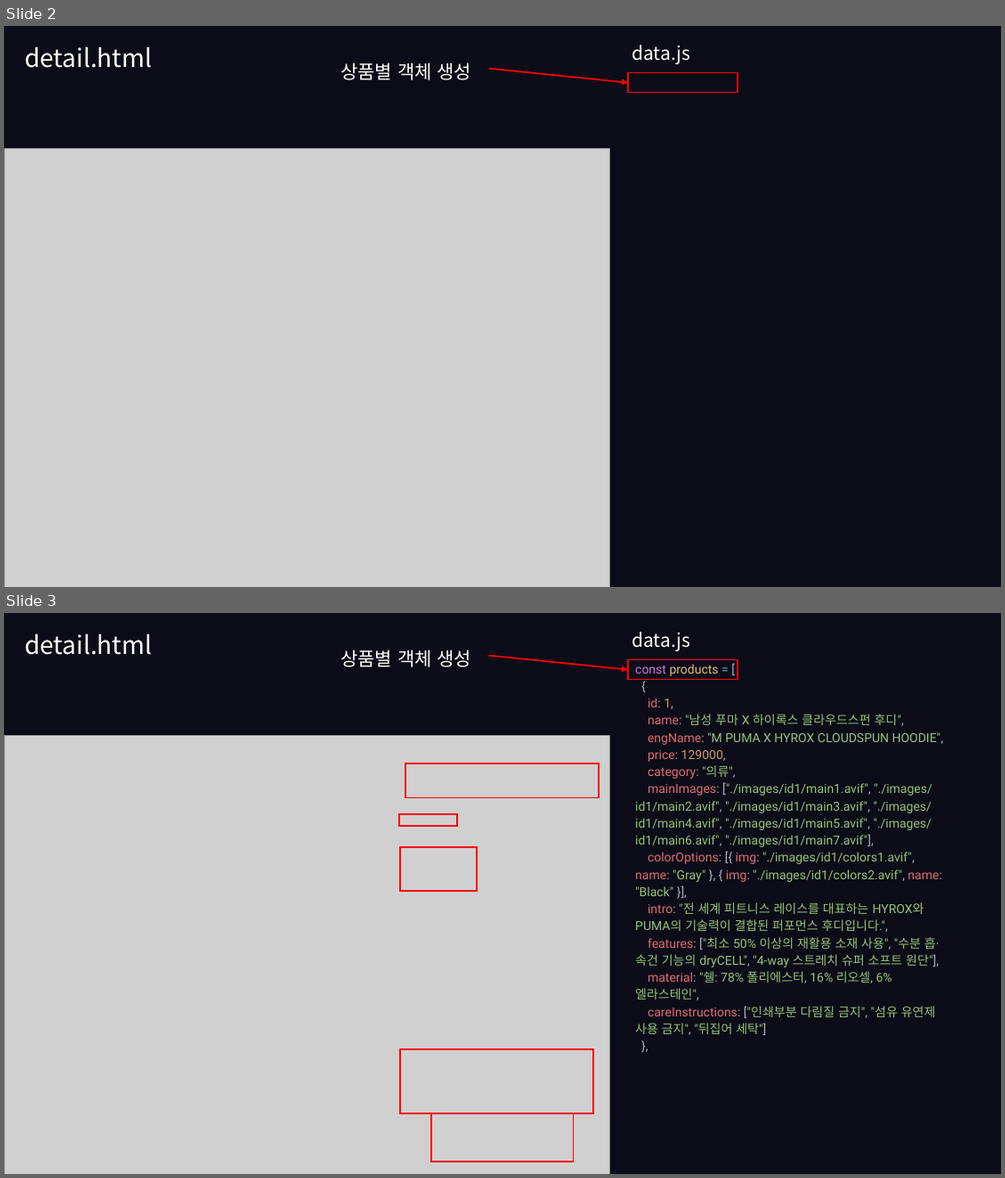
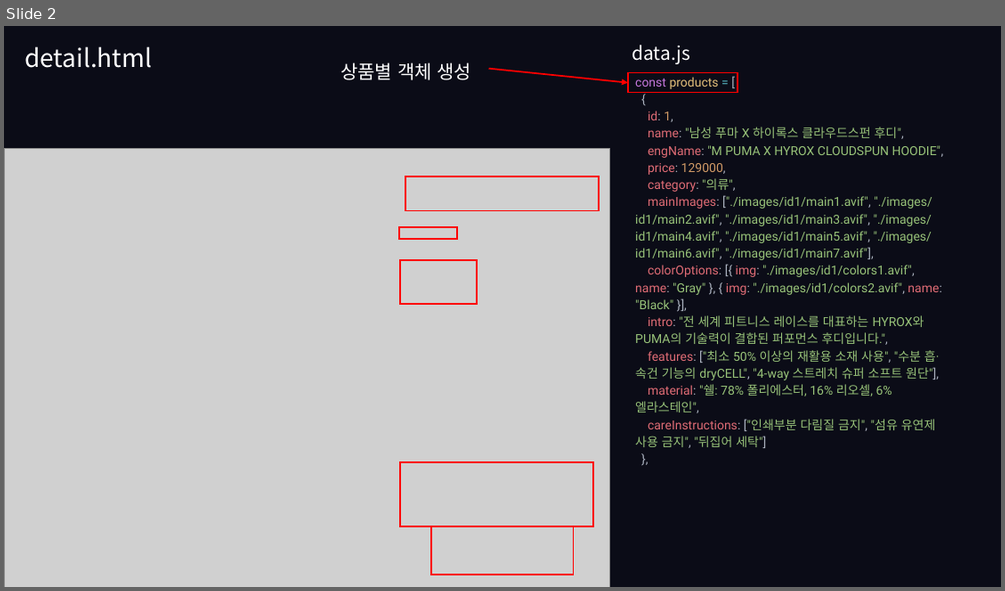
Before and after one commit to hyunkyumlee/FrontProject, a slide deck: 발표 자료/이현겸_ppt.pptx. Shown one above the other, each under a label of ours: slides 2 and 3 before the commit, slide 2 after it. The pictures are 1005x1178 and 1005x591 pixels, drawn with LibreOffice and Linux fonts; fonts in the diff are those of the drawing; grey boxes stand for pictures. Boxes give left, top, right and bottom in pixels: in the first picture for what was removed or moved away, otherwise in the second. Text is boxed around its words. In the diff, an @@ line names an element or a change of style, - is before the commit and + after.

Commit message:
발표 ppt 템플릿 작성 완료

```diff
--- a/발표 자료/이현겸_ppt.pptx
+++ b/발표 자료/이현겸_ppt.pptx
@@ slide 2 removed at [4,26,1001,587], background #0B0C17 @@
@@ text removed at [24,46,152,68] @@
-detail.html
@@ text removed at [631,45,690,64] @@
-data.js
@@ text removed at [340,62,472,80] @@
-상품별 객체 생성
@@ arrow removed from (488, 69) to (628, 83) @@
@@ rectangle removed at [628,73,736,93] @@
@@ picture removed at [4,148,610,587] @@
@@ what was slide 3 is now slide 2 @@
```
Also in this commit, not shown: 2 other files.
